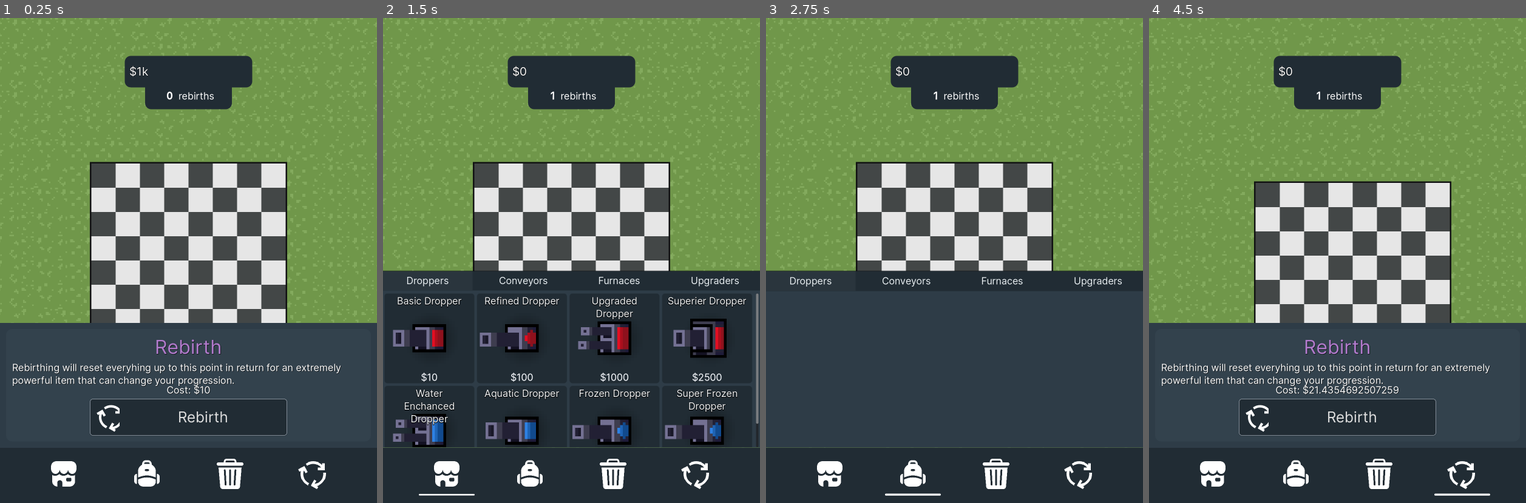
Above: before the commit, frames 1-4 (left to right).
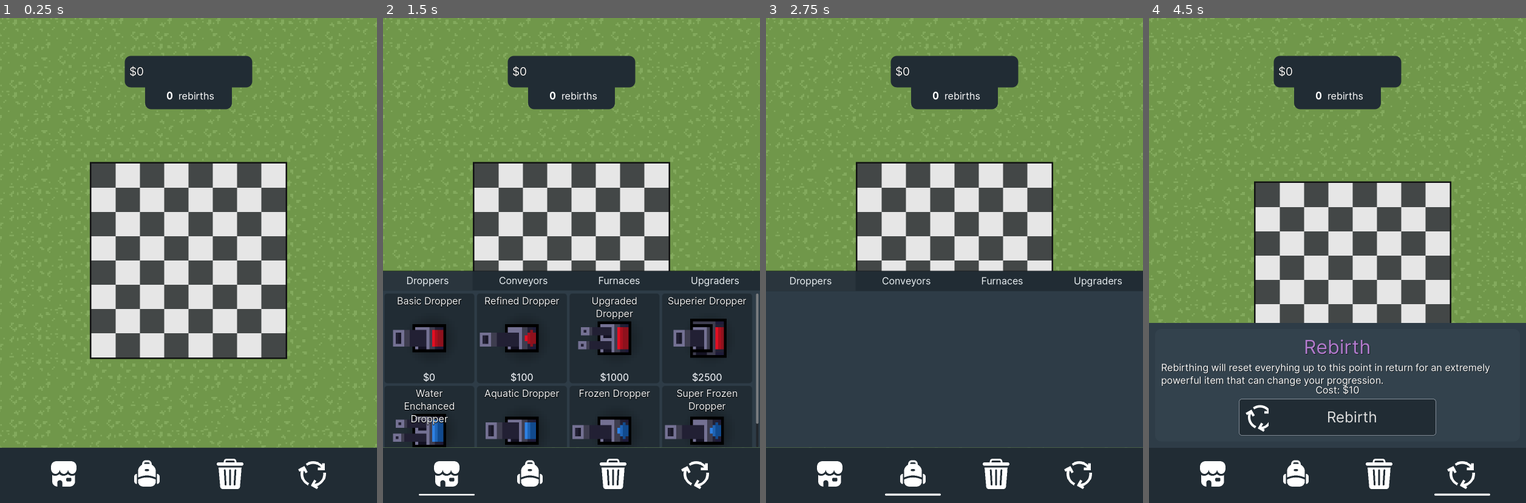
Above: after the commit, the same moments.

Repository: bencerr/Factory-Frontier
Game: Godot game, scene res://scenes/main.tscn
The game is run twice, just before and just after one commit, with the same random seed, the same clock (stepped at 60 frames per second) and the same inputs.
Inputs (mouse positions are in pixels of both pictures, inside the frame that each line leads up to):
- Up to frame 1 (0.25 s): no input
- Up to frame 2 (1.5 s): click (571, 415) at 0.5 s, where only the run before the commit has a clickable "Rebirth"; click (447, 473) at 1.25 s
- Up to frame 3 (2.75 s): click (913, 473) at 2 s
- Up to frame 4 (4.5 s): click (1461, 473) at 2.75 s; tap Enter at 3.5 s; move the mouse to (1420, 236) at 3.52 s; hold D 3.53-4.25 s; tap R at 3.6 s; click (1420, 236) at 3.67 s; tap Space at 4.25 s; drag from (1262, 284) to (1318, 357) at 4.27 s

The runs differ from the first frame. In frame 1, 24% of the frame differs, in the area x 0-100%, y 10-89%; in frame 2, 0.2%; in frame 3, 0.1%; in frame 4, 0.4%.

Commit message:
rebirth vfx added

Diff:
--- a/project.godot
+++ b/project.godot
@@ -28,7 +28,7 @@
 
 [autoload]
 
-SaveHandler="*res://scripts/save data/save_handler.gd"
+SaveHandler="*res://scripts/save_data/save_handler.gd"
 GameData="*res://scripts/game_data.gd"
 Player="*res://scripts/player.gd"
 
--- a/scenes/items/data/Basic Dropper.tres
+++ b/scenes/items/data/Basic Dropper.tres
@@ -6,4 +6,5 @@
 script = ExtResource("1_xaxlt")
 item_name = "Basic Dropper"
 item_type = 0
-price = 10.0
+price = 0.0
+rarity = 0
--- a/scenes/items/data/Basic Furnace.tres
+++ b/scenes/items/data/Basic Furnace.tres
@@ -6,4 +6,5 @@
 script = ExtResource("1_ckfpu")
 item_name = "Basic Furnace"
 item_type = 3
-price = 10.0
+price = 0.0
+rarity = 0
--- a/scenes/items/data/Ore Value Displayer.tres
+++ b/scenes/items/data/Ore Value Displayer.tres
@@ -7,3 +7,4 @@
 item_name = "Ore Value Displayer"
 item_type = 2
 price = 500.0
+rarity = 0
--- a/scenes/main.tscn
+++ b/scenes/main.tscn
@@ -1,8 +1,9 @@
-[gd_scene load_steps=29 format=3 uid="uid://ci5aifnevl48"]
+[gd_scene load_steps=30 format=3 uid="uid://ci5aifnevl48"]
 
 [ext_resource type="Texture2D" uid="uid://p33b3al8i42" path="res://sprites/tilesets/ground.png" id="1_4bdgf"]
 [ext_resource type="Script" path="res://scripts/main.gd" id="1_adrvj"]
 [ext_resource type="Texture2D" uid="uid://dsvowh2gxsb40" path="res://sprites/tilesets/conveyor.png" id="2_3llvq"]
+[ext_resource type="PackedScene" uid="uid://dgypyfkfvd700" path="res://scenes/ui/rebirth_cutscene.tscn" id="3_qmwlc"]
 [ext_resource type="Texture2D" uid="uid://cqrffyrvef7b" path="res://sprites/tilesets/Hana Caraka Cozy Island - Free/props.png" id="5_0mkc6"]
 [ext_resource type="PackedScene" uid="uid://cadm5wekokr3h" path="res://scenes/input_handler.tscn" id="5_3klxr"]
 [ext_resource type="PackedScene" uid="uid://5qesdudrl5ii" path="res://scenes/ui/ui.tscn" id="5_ju281"]
@@ -221,6 +222,8 @@
 size_flags_horizontal = 4
 size_flags_vertical = 4
 
+[node name="Control" parent="CanvasLayer" instance=ExtResource("3_qmwlc")]
+
 [node name="ItemSelectionControl" parent="." instance=ExtResource("8_k483p")]
 visible = false
 
--- /dev/null
+++ b/scenes/ui/rebirth_cutscene.tscn
@@ -0,0 +1,82 @@
+[gd_scene load_steps=6 format=3 uid="uid://dgypyfkfvd700"]
+
+[ext_resource type="Script" path="res://scripts/ui/rebirth_cutscene_script.gd" id="1_x4yyr"]
+[ext_resource type="FontFile" uid="uid://cyiv5u0h8rkyq" path="res://fonts/Inter-VariableFont_slnt,wght.ttf" id="2_7wpvu"]
+
+[sub_resource type="StyleBoxFlat" id="StyleBoxFlat_vwevm"]
+bg_color = Color(0.113725, 0.113725, 0.113725, 1)
+
+[sub_resource type="FontVariation" id="FontVariation_nc3av"]
+base_font = ExtResource("2_7wpvu")
+variation_embolden = 1.0
+
+[sub_resource type="ViewportTexture" id="ViewportTexture_k6u3b"]
+viewport_path = NodePath("Panel/ItemImage/SubViewport")
+
+[node name="Control" type="Control" node_paths=PackedStringArray("image", "viewport", "label")]
+top_level = true
+z_index = 99
+layout_mode = 3
+anchors_preset = 15
+anchor_right = 1.0
+anchor_bottom = 1.0
+grow_horizontal = 2
+grow_vertical = 2
+pivot_offset = Vector2(621, 1334)
+script = ExtResource("1_x4yyr")
+image = NodePath("Panel/ItemImage")
+viewport = NodePath("Panel/ItemImage/SubViewport")
+label = NodePath("Panel/Label")
+
+[node name="Panel" type="Panel" parent="."]
+layout_mode = 1
+anchors_preset = 15
+anchor_right = 1.0
+anchor_bottom = 1.0
+grow_horizontal = 2
+grow_vertical = 2
+theme_override_styles/panel = SubResource("StyleBoxFlat_vwevm")
+
+[node name="Label" type="RichTextLabel" parent="Panel"]
+layout_mode = 2
+anchor_left = 0.052
+anchor_top = 0.357
+anchor_right = 0.948
+anchor_bottom = 0.379
+offset_left = 0.415999
+offset_top = -0.476062
+offset_right = -0.416091
+offset_bottom = -0.172022
+grow_horizontal = 2
+grow_vertical = 2
+theme_override_fonts/normal_font = ExtResource("2_7wpvu")
+theme_override_fonts/bold_font = SubResource("FontVariation_nc3av")
+theme_override_font_sizes/normal_font_size = 48
+theme_override_font_sizes/bold_font_size = 48
+bbcode_enabled = true
+text = "[center] You got a [b]<item_name>[/b] from rebirthing![/center]"
+fit_content = true
+
+[node name="ItemImage" type="TextureRect" parent="Panel"]
+custom_minimum_size = Vector2(2.08165e-12, 2.08165e-12)
+layout_mode = 2
+anchor_left = 0.218
+anchor_top = 0.38
+anchor_right = 0.782
+anchor_bottom = 0.643
+offset_left = 0.243988
+offset_top = 1.15993
+offset_right = -0.244081
+offset_bottom = -0.524018
+grow_vertical = 2
+pivot_offset = Vector2(350, 350)
+size_flags_horizontal = 4
+size_flags_vertical = 4
+texture = SubResource("ViewportTexture_k6u3b")
+expand_mode = 3
+stretch_mode = 5
+
+[node name="SubViewport" type="SubViewport" parent="Panel/ItemImage"]
+transparent_bg = true
+gui_disable_input = true
+size = Vector2i(32, 32)
--- a/scenes/ui/ui.tscn
+++ b/scenes/ui/ui.tscn
@@ -495,6 +495,7 @@
 text = "Upgraders"
 
 [node name="RebirthControl" type="Control" parent="."]
+visible = false
 layout_mode = 1
 anchor_top = 0.629
 anchor_right = 1.0
--- a/scripts/item_placement.gd
+++ b/scripts/item_placement.gd
@@ -57,6 +57,7 @@
 
 				Player.data.placed_items.append(pid)
 				item_placed.emit(item_info)
+				#SaveHandler.save_data(Player.data)
 		InputHandler.INPUT_TYPE.DELETE:
 			var mouse_pos: Vector2 = get_global_mouse_position()
 			var tile_pos: Vector2i = tilemap.local_to_map(tilemap.to_local(mouse_pos))
--- a/scripts/player.gd
+++ b/scripts/player.gd
@@ -1,6 +1,7 @@
 extends Node
 signal money_changed(change: float)
 signal inventory_changed(id: int)
+signal rebirthed(id: int)
 
 var data: PlayerData
 var item_rotation: float = 0;
@@ -85,8 +86,7 @@
 	var item_updated = Player.data.inventory[winner]
 	item_updated.quantity += 1
 	update_inventory_item(winner, item_updated)
-	# TODO: add a notifaction or animation sequence for rebirthing
-
+	rebirthed.emit(winner)
 	SaveHandler.save_data(data)
 
 func _ready() -> void:
@@ -96,8 +96,4 @@
 			data.inventory[item_key].item_id = item_key
 			data.inventory[item_key].quantity = 0
 
-	for key in data.inventory.keys():
-		data.inventory[key].quantity = 1
-	data.money += 1000
-
 	load_placed_items()
--- a/scripts/save data/player_data.gd
+++ /dev/null
@@ -1,7 +0,0 @@
-extends Resource
-class_name PlayerData
-
-@export var money: float
-@export var rebirths: int
-@export var inventory: Dictionary # Dict<item_id: (int), PlayerItemInfo>
-@export var placed_items: Array[PlacedItemData] # Dictionary<Vec2i, PlacedItemData>
--- a/scripts/save data/placed_item_data.gd
+++ b/scripts/save_data/placed_item_data.gd
@@ -5,4 +5,4 @@
 @export var rotation: float = 0
 @export var position: Vector2i = Vector2i.ZERO
 
-var instance: Node2D  = null
+var instance: Node2D = null
--- /dev/null
+++ b/scripts/save_data/player_data.gd
@@ -0,0 +1,7 @@
+extends Resource
+class_name PlayerData
+
+@export var money: float
+@export var rebirths: int
+@export var inventory: Dictionary
+@export var placed_items: Array[PlacedItemData]
--- a/scripts/save data/save_handler.gd
+++ b/scripts/save_data/save_handler.gd
@@ -3,9 +3,14 @@
 const save_path: String = "user://Factory_Frontier.tres"
 
 func load_data() -> Resource:
+	#var as_text = FileAccess.get_file_as_string(save_path)
+	#print(as_text)
+
 	if ResourceLoader.exists(save_path):
 		print("found save file")
-		return ResourceLoader.load(save_path, "", ResourceLoader.CACHE_MODE_IGNORE)
+		var res: Resource = ResourceLoader.load(save_path, "", ResourceLoader.CACHE_MODE_IGNORE)
+		if res: return res
+		print("error with save file")
 
 	print("new save file")
 	var data: PlayerData = PlayerData.new()
@@ -16,6 +21,7 @@
 func save_data(data) -> void:
 	print('saving to file')
 	var response: int = ResourceSaver.save(data, save_path, ResourceSaver.FLAG_CHANGE_PATH)
+	print("save response: " + str(response))
 	assert(response == OK)
 
 func _ready() -> void:
--- a/scripts/ui.gd
+++ b/scripts/ui.gd
@@ -246,7 +246,7 @@
 		var item_updated = Player.data.inventory[shop_item_id]
 		item_updated.quantity += 1
 		Player.update_inventory_item(shop_item_id, item_updated)
-		Player.data.money -= data.price
+		Player.add_money(-1 * data.price)
 
 func _on_do_rebirth_button_pressed() -> void:
 	var price := GameData.calc_rebirth_price(Player.data.rebirths)
@@ -254,4 +254,4 @@
 	if Player.data.money >= price:
 		Player.do_rebirth()
 		rebirth_label.text = "[center][b] " + str(Player.data.rebirths) +" [/b] rebirths[/center]"
-		rebirth_price_label.text = "Cost: 	$" + GameData.float_to_prefix(GameData.calc_rebirth_price(Player.data.rebirths))
+		rebirth_price_label.text = "Cost: $" + GameData.float_to_prefix(GameData.calc_rebirth_price(Player.data.rebirths))
--- /dev/null
+++ b/scripts/ui/rebirth_cutscene_script.gd
@@ -0,0 +1,44 @@
+extends Control
+
+@export var image: TextureRect
+@export var viewport: SubViewport
+@export var label: RichTextLabel
+
+func play(item_id: int) -> void:
+	scale = Vector2(0,0)
+	modulate = Color.TRANSPARENT
+
+	label.text = ""
+	var node = GameData.items[item_id].duplicate()
+	node.position = viewport.size/2
+	node = GameData.strip_item_node(node)
+
+	if viewport.get_child_count() >= 1:
+		viewport.remove_child(viewport.get_child(0))
+
+	viewport.add_child(node)
+
+	var control_tween = self.create_tween().set_parallel(true)
+	control_tween.tween_property(self, "scale", Vector2(1,1), .2)
+	control_tween.tween_property(self, "modulate", Color.WHITE, .2)
+
+	image.scale = Vector2.ZERO
+	image.modulate = Color.TRANSPARENT
+	var image_tween = image.create_tween().set_trans(Tween.TRANS_QUAD).set_parallel(true)
+	image_tween.tween_property(image, "scale", Vector2(1,1), 1).set_delay(1)
+	image_tween.tween_property(image, "modulate", Color.WHITE, 1).set_delay(1)
+	image_tween.finished.connect(func():
+		label.text = "[center] You got a [b]%s[/b] from rebirthing![/center]" % GameData.items[item_id].item_data.item_name
+	)
+
+	control_tween.chain().tween_property(self, "modulate", Color.TRANSPARENT, 2).set_delay(5)
+
+	await control_tween.finished
+
+	scale = Vector2(0,0)
+	modulate = Color.TRANSPARENT
+
+func _ready() -> void:
+	scale = Vector2(0,0)
+	modulate = Color.TRANSPARENT
+	Player.rebirthed.connect(play)
Renamed: scripts/save data/player_item_info.gd -> scripts/save_data/player_item_info.gd
Binary file changed: sprites/tilesets/furnaces.png
